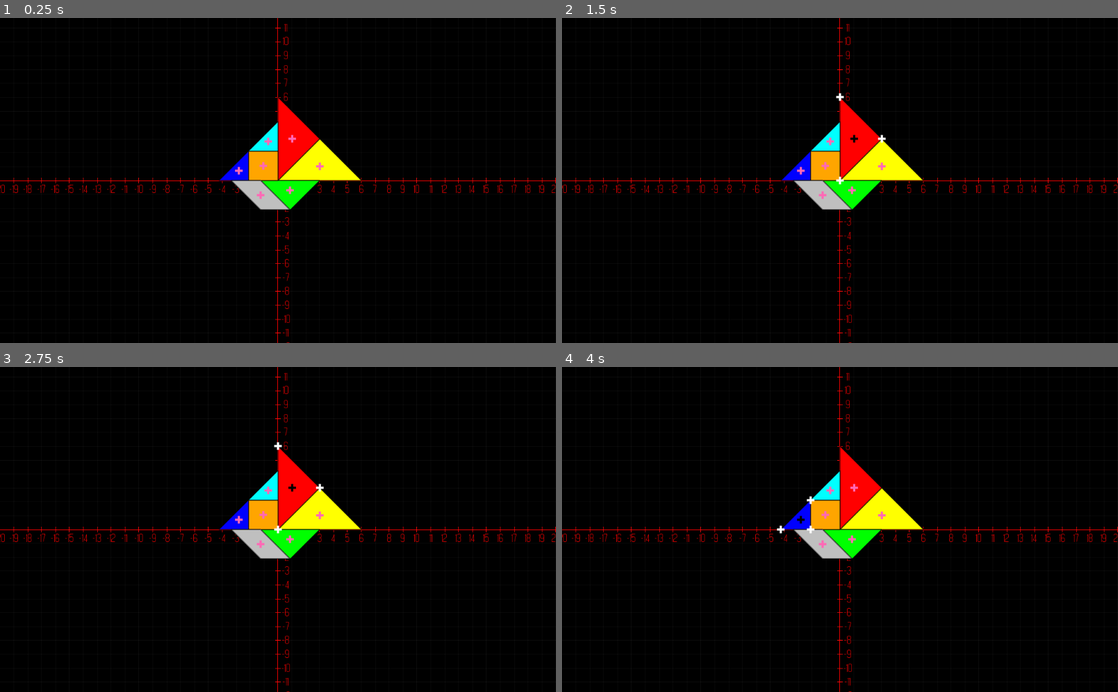
Above: before the commit, frames 1-4 (two rows, left to right).
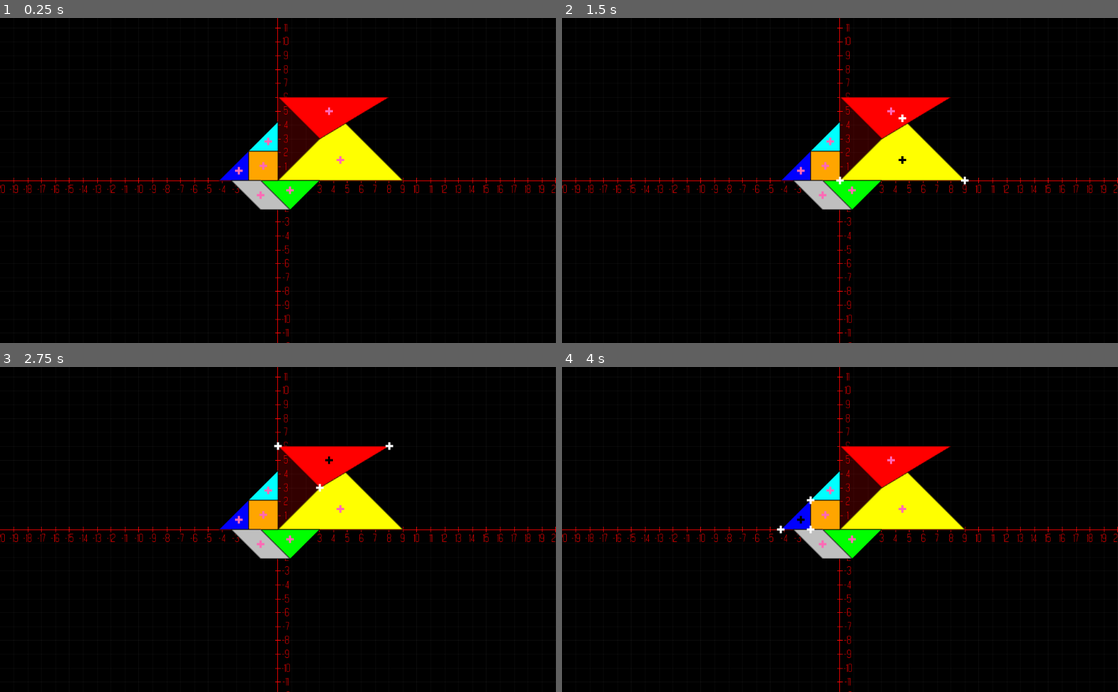
Above: after the commit, the same moments.

Repository: ikicapitan/ProyMat2018-Godot-
Game: Godot game, scene res://Scenes/main.tscn
Same seed, same stepped clock (60 frames per second), same inputs: the game is played once before the commit and once after it.
Inputs (mouse positions are in pixels of both pictures, inside the frame that each line leads up to; where the layout moved, square brackets give the same spot in the first picture):
- Up to frame 1 (0.25 s): no input
- Up to frame 2 (1.5 s): click (901, 161) [878, 167] at 0.5 s; click (851, 138) at 1.27 s
- Up to frame 3 (2.75 s): click (328, 461) at 2.02 s
- Up to frame 4 (4 s): click (851, 539) at 2.77 s; click (801, 519) at 3.52 s

The runs differ from the first frame. In frame 1, 3.5% of the frame differs, in the area x 49-73%, y 24-51%; in frame 2, 3.5%, in the area x 49-74%, y 23-52%; in frame 3, 3.5%; in frame 4, 3.5%.

Commit message:
check_win y centrando animales

Diff:
--- a/Scenes/Arbol.gd
+++ b/Scenes/Arbol.gd
@@ -1,4 +1,6 @@
 extends Node2D
+
+var desplazamiento_ini = Vector2(0, 0)
 
 func _ready():
 	var t = get_tree().get_nodes_in_group("tangram")[0] #Busco la clase que dibuja y tiene vertices y toda la pijoleta
@@ -7,19 +9,19 @@
 
 	#Propiedades especificas del gato
 	t.piezas[0].grados = 225.0
-	t.piezas[0].pos_ini = Vector2(t.LADO_TRI_M, 0.0)
+	t.piezas[0].pos_ini = Vector2(t.LADO_TRI_M, 0.0) + desplazamiento_ini
 	t.piezas[1].grados = 135.0
-	t.piezas[1].pos_ini = Vector2(0.0, -t.LADO_TRI_M)
+	t.piezas[1].pos_ini = Vector2(0.0, -t.LADO_TRI_M) + desplazamiento_ini
 	t.piezas[2].grados = 0.0
-	t.piezas[2].pos_ini = Vector2(-t.LADO_CUADR, -t.LADO_TRI_M)
+	t.piezas[2].pos_ini = Vector2(-t.LADO_CUADR, -t.LADO_TRI_M) + desplazamiento_ini
 	t.piezas[3].grados = 45.0
-	t.piezas[3].pos_ini = Vector2(0.0, -t.LADO_TRI_M)
+	t.piezas[3].pos_ini = Vector2(0.0, -t.LADO_TRI_M) + desplazamiento_ini
 	t.piezas[4].grados = 225.0
-	t.piezas[4].pos_ini = Vector2(t.LADO_CUADR*2, -t.LADO_CUADR)
+	t.piezas[4].pos_ini = Vector2(t.LADO_CUADR*2, -t.LADO_CUADR) + desplazamiento_ini
 	t.piezas[5].grados = 0.0
-	t.piezas[5].pos_ini = Vector2(-t.LADO_CUADR /2 , t.LADO_CUADR)
+	t.piezas[5].pos_ini = Vector2(-t.LADO_CUADR /2 , t.LADO_CUADR) + desplazamiento_ini
 	t.piezas[6].grados =  135.0
-	t.piezas[6].pos_ini = Vector2(-t.LADO_CUADR*2, -t.LADO_CUADR)
+	t.piezas[6].pos_ini = Vector2(-t.LADO_CUADR*2, -t.LADO_CUADR) + desplazamiento_ini
 	t.piezas[6].flipped = true
 
 
--- a/Scenes/Barco.gd
+++ b/Scenes/Barco.gd
@@ -1,4 +1,6 @@
 extends Node2D
+
+var desplazamiento_ini = Vector2(0, 0)
 
 func _ready():
 	var t = get_tree().get_nodes_in_group("tangram")[0] #Busco la clase que dibuja y tiene vertices y toda la pijoleta
@@ -6,16 +8,17 @@
 		p.disponible = true #Las habilito para dibujado
 
 	#Propiedades especificas del gato
+	t.piezas[0].pos_ini = Vector2(0, 0) + desplazamiento_ini
 	t.piezas[1].grados = 90.0
-	t.piezas[1].pos_ini = Vector2(0.0,-t.LADO_TRI_G)
+	t.piezas[1].pos_ini = Vector2(0.0,-t.LADO_TRI_G) + desplazamiento_ini
 	t.piezas[2].grados = 180.0
-	t.piezas[2].pos_ini = Vector2(t.LADO_TRI_C,0.0)
+	t.piezas[2].pos_ini = Vector2(t.LADO_TRI_C,0.0) + desplazamiento_ini
 	t.piezas[3].grados = 135.0
-	t.piezas[3].pos_ini = Vector2(-t.LADO_CUADR, -t.LADO_CUADR)
+	t.piezas[3].pos_ini = Vector2(-t.LADO_CUADR, -t.LADO_CUADR) + desplazamiento_ini
 	t.piezas[4].grados = 135.0
-	t.piezas[4].pos_ini = Vector2(0.0, -t.LADO_TRI_M)
-	t.piezas[5].pos_ini = Vector2(-t.LADO_CUADR,0.0)
+	t.piezas[4].pos_ini = Vector2(0.0, -t.LADO_TRI_M) + desplazamiento_ini
+	t.piezas[5].pos_ini = Vector2(-t.LADO_CUADR,0.0) + desplazamiento_ini
 	t.piezas[6].grados =  45.0
-	t.piezas[6].pos_ini = Vector2(-t.LADO_TRI_M *1.5 + t.LADO_TRI_C, 0.0)
+	t.piezas[6].pos_ini = Vector2(-t.LADO_TRI_M *1.5 + t.LADO_TRI_C, 0.0) + desplazamiento_ini
 
 	t.actualizar()
--- a/Scenes/Casita.gd
+++ b/Scenes/Casita.gd
@@ -1,4 +1,6 @@
 extends Node2D
+
+var desplazamiento_ini = Vector2(0, 0)
 
 func _ready():
 	var t = get_tree().get_nodes_in_group("tangram")[0] #Busco la clase que dibuja y tiene vertices y toda la pijoleta
@@ -6,16 +8,17 @@
 		p.disponible = true #Las habilito para dibujado
 
 	#Propiedades especificas de la casa
-	t.piezas[1].pos_ini = Vector2(t.LADO_CUADR /2, -t.LADO_TRI_C)
+	t.piezas[0].pos_ini = Vector2(0, 0) + desplazamiento_ini
+	t.piezas[1].pos_ini = Vector2(t.LADO_CUADR /2, -t.LADO_TRI_C) + desplazamiento_ini
 	t.piezas[2].grados = 315.0
-	t.piezas[2].pos_ini = Vector2(0.0,0.0)
+	t.piezas[2].pos_ini = Vector2(0.0,0.0) + desplazamiento_ini
 	t.piezas[3].grados = 180.0
-	t.piezas[3].pos_ini = Vector2(t.LADO_TRI_G, -t.LADO_TRI_C)
+	t.piezas[3].pos_ini = Vector2(t.LADO_TRI_G, -t.LADO_TRI_C) + desplazamiento_ini
 	t.piezas[4].grados = 270.0
-	t.piezas[4].pos_ini = Vector2(t.LADO_TRI_G, 0)
-	t.piezas[5].pos_ini = Vector2(t.LADO_CUADR /2,-t.LADO_TRI_C -t.LADO_CUADR)
+	t.piezas[4].pos_ini = Vector2(t.LADO_TRI_G, 0) + desplazamiento_ini
+	t.piezas[5].pos_ini = Vector2(t.LADO_CUADR /2,-t.LADO_TRI_C -t.LADO_CUADR) + desplazamiento_ini
 	t.piezas[6].grados =  135.0
 	t.piezas[6].flipped = true
-	t.piezas[6].pos_ini = Vector2(-t.LADO_CUADR /2, -t.LADO_TRI_C)
+	t.piezas[6].pos_ini = Vector2(-t.LADO_CUADR /2, -t.LADO_TRI_C) + desplazamiento_ini
 
 	t.actualizar()
--- a/Scenes/Cisne.gd
+++ b/Scenes/Cisne.gd
@@ -1,23 +1,27 @@
 extends Node2D
+
+var desplazamiento_ini = Vector2(0, 0)
 
 func _ready():
 	var t = get_tree().get_nodes_in_group("tangram")[0] #Busco la clase que dibuja y tiene vertices y toda la pijoleta
 	for p in t.piezas: #Recorro todas las piezas
 		p.disponible = true #Las habilito para dibujado
+	desplazamiento_ini += Vector2(t.LADO_TRI_M, t.LADO_TRI_M)
 
 	#Propiedades especificas del gato
+	t.piezas[0].pos_ini = Vector2(0, 0) + desplazamiento_ini
 	t.piezas[0].grados = 225
-	t.piezas[1].pos_ini = Vector2(t.LADO_TRI_G -t.LADO_TRI_M,-t.LADO_TRI_M)
+	t.piezas[1].pos_ini = Vector2(t.LADO_TRI_G -t.LADO_TRI_M,-t.LADO_TRI_M) + desplazamiento_ini
 	t.piezas[1].grados = 180.0
 	t.piezas[2].grados = 270.0
-	t.piezas[2].pos_ini = Vector2(-t.LADO_TRI_M,0.0)
+	t.piezas[2].pos_ini = Vector2(-t.LADO_TRI_M,0.0) + desplazamiento_ini
 	t.piezas[3].grados = 90.0
-	t.piezas[3].pos_ini = Vector2(-t.LADO_TRI_M -t.LADO_CUADR, -t.LADO_CUADR -t.LADO_TRI_C)
+	t.piezas[3].pos_ini = Vector2(-t.LADO_TRI_M -t.LADO_CUADR, -t.LADO_CUADR -t.LADO_TRI_C) + desplazamiento_ini
 	t.piezas[4].grados = 45.0
-	t.piezas[4].pos_ini = Vector2(-t.LADO_TRI_M * 2.0 -t.LADO_TRI_C /2.0 +t.LADO_TRI_C, -t.LADO_CUADR -t.LADO_TRI_C * 2.5)
+	t.piezas[4].pos_ini = Vector2(-t.LADO_TRI_M * 2.0 -t.LADO_TRI_C /2.0 +t.LADO_TRI_C, -t.LADO_CUADR -t.LADO_TRI_C * 2.5) + desplazamiento_ini
 	t.piezas[5].grados = 45.0
-	t.piezas[5].pos_ini = Vector2(-t.LADO_TRI_M -t.LADO_CUADR, -t.LADO_CUADR -t.LADO_TRI_C)
+	t.piezas[5].pos_ini = Vector2(-t.LADO_TRI_M -t.LADO_CUADR, -t.LADO_CUADR -t.LADO_TRI_C) + desplazamiento_ini
 	t.piezas[6].grados =  270.0
-	t.piezas[6].pos_ini = Vector2(-t.LADO_TRI_M * 1.5 +t.LADO_TRI_C, -t.LADO_CUADR -t.LADO_TRI_C)
+	t.piezas[6].pos_ini = Vector2(-t.LADO_TRI_M * 1.5 +t.LADO_TRI_C, -t.LADO_CUADR -t.LADO_TRI_C) + desplazamiento_ini
 
 	t.actualizar()
--- a/Scenes/Gato.gd
+++ b/Scenes/Gato.gd
@@ -1,24 +1,27 @@
 extends Node2D
+
+var desplazamiento_ini = Vector2(0, 0)
 
 func _ready():
 	var t = get_tree().get_nodes_in_group("tangram")[0] #Busco la clase que dibuja y tiene vertices y toda la pijoleta
 	for p in t.piezas: #Recorro todas las piezas
 		p.disponible = true #Las habilito para dibujado
+	desplazamiento_ini += Vector2(0, t.LADO_TRI_M)
 
 	#Propiedades especificas del gato
 	t.piezas[0].grados = 135.0
-	t.piezas[0].pos_ini = Vector2(0,-t.LADO_TRI_M)
+	t.piezas[0].pos_ini = Vector2(0,-t.LADO_TRI_M) + desplazamiento_ini
 	t.piezas[1].grados = 90.0
-	t.piezas[1].pos_ini = Vector2(-t.LADO_TRI_C,-t.LADO_TRI_C -t.LADO_TRI_M)
+	t.piezas[1].pos_ini = Vector2(-t.LADO_TRI_C,-t.LADO_TRI_C -t.LADO_TRI_M) + desplazamiento_ini
 	t.piezas[2].grados = 270.0
-	t.piezas[2].pos_ini = Vector2(-t.LADO_TRI_C,-t.LADO_TRI_C)
+	t.piezas[2].pos_ini = Vector2(-t.LADO_TRI_C,-t.LADO_TRI_C) + desplazamiento_ini
 	t.piezas[3].grados = 90.0
-	t.piezas[3].pos_ini = Vector2(-t.LADO_TRI_C*1.5,-t.LADO_TRI_C*2.5  -t.LADO_TRI_M)
+	t.piezas[3].pos_ini = Vector2(-t.LADO_TRI_C*1.5,-t.LADO_TRI_C*2.5  -t.LADO_TRI_M) + desplazamiento_ini
 	t.piezas[4].grados = 270.0
-	t.piezas[4].pos_ini = Vector2(-t.LADO_TRI_C/2,-t.LADO_TRI_C*1.5 -t.LADO_TRI_M)
+	t.piezas[4].pos_ini = Vector2(-t.LADO_TRI_C/2,-t.LADO_TRI_C*1.5 -t.LADO_TRI_M) + desplazamiento_ini
 	t.piezas[5].grados = -45.0
-	t.piezas[5].pos_ini = Vector2(-t.LADO_TRI_C,-t.LADO_TRI_C - t.LADO_TRI_M)
+	t.piezas[5].pos_ini = Vector2(-t.LADO_TRI_C,-t.LADO_TRI_C - t.LADO_TRI_M) + desplazamiento_ini
 	t.piezas[6].grados =  -5.0
-	t.piezas[6].pos_ini = Vector2(0.0, 0.0)
+	t.piezas[6].pos_ini = Vector2(0.0, 0.0) + desplazamiento_ini
 
 	t.actualizar()
--- a/Scripts/Tangrama2.gd
+++ b/Scripts/Tangrama2.gd
@@ -92,7 +92,7 @@
 
 
 	res_generado = true
-	#generar_desorden()
+	generar_desorden()
 
 	for i in piezas.size():
 		piezas[i].boton_select.rect_position = calcular_centro(piezas[i])
@@ -188,7 +188,10 @@
         #Recalculo el centro
 		piezas[target].boton_select.rect_position = calcular_centro(piezas[target])
 		update()
-	check_win() #Me fijo si gano el jugador
+	if check_win():#Me fijo si gano el jugador
+		print("GANASTE!")
+	else:
+		print("VUELVE A INTENTARLO!")
 
 func actualizar_seleccion():
 	for objeto in get_tree().get_nodes_in_group("slct"):#Elimino todos los vertices selecionables que existen
@@ -203,29 +206,53 @@
 
 func generar_desorden():
 	for i in piezas.size():
-		var resultado = randi()%6 #0,1 nada, 2 multiplica, 3 divide, 4 posicion, 5 modif 1 vert
-		if(resultado != 5):
-			var resultado2 = Vector2((randi()%20-10) * offset.x, (randi()%20-10) * offset.x)
-			for j in piezas[i].vertices.size():
-				match(resultado):
-					2: #Mult
-						piezas[i].vertices[j] *= 1.5
-					3: #Div
-						piezas[i].vertices[j] /= 1.5
-					4: #Pos
-						piezas[i].vertices[j] += resultado2
-		else:
-			resultado = randi()%(piezas[i].vertices.size()-1)
-			piezas[i].vertices[resultado] = Vector2((randi()%20-10)*offset.x, (randi()%20-10)*offset.x)
-
+		var resultado = randi()%10 #0 multiplica, 1 divide, 2 posicion, 3 modif 1 vert
+		match(resultado):
+			0: #Mult
+				for j in piezas[i].vertices.size():
+					piezas[i].vertices[j] *= 1.5
+			1: #Div
+				for j in piezas[i].vertices.size():
+					piezas[i].vertices[j] /= 1.5
+			2: #Pos
+				var desplazamiento = Vector2((randi()%20-10) * offset.x, (randi()%20-10) * offset.x)
+				for j in piezas[i].vertices.size():
+					piezas[i].vertices[j] += desplazamiento
+			3: #Mod un vertice
+				piezas[i].vertices[randi()%(piezas[i].vertices.size()-1)] = Vector2((randi()%20-10)*offset.x, (randi()%20-10)*offset.x)
+			_:
+				continue
 
 func check_win():
-	for i in piezas.size():
-		for j in p_resuelto.size():
-			for k in piezas[i].vertices.size():
-				for l in piezas[j].vertices.size():
-					if(int(round(piezas[i].vertices[k].x)) != int(round(p_resuelto[j].vertices[l].x)) ||
-					int(round(piezas[i].vertices[k].y) != int(round(p_resuelto[j].vertices[l].y)))):
-						print(int(round(piezas[i].vertices[k].x)))
-						print(int(round(p_resuelto[j].vertices[l].x)))
-						return #Sale de la funcion porque encontro uno que no es igual
+	var coinciden = true
+
+	for i in p_resuelto.size():#Recorre las piezas de tangrama por indice
+		var k = 0
+		#Recorre mientras cada vertice coincida con alguno del resuelto y no haya recorrido todos los vertices de la pieza
+		while (coinciden && k < piezas[i].vertices.size()):
+			coinciden = false#Se vuelve falso hasta encontrar coincidencia
+			for l in piezas[i].vertices.size():#Recorre cada vertice de pieza i
+				#print( "X:" + str(int(round(piezas[i].vertices[l].x / offset.x))) + " " + str(int(round(p_resuelto[i].vertices[k].x / offset.x))))
+				#print( "Y:" + str(int(round(piezas[i].vertices[l].y / offset.x))) + " " + str(int(round(p_resuelto[i].vertices[k].y / offset.x))))
+
+				#(OPCION 1)Coprueba que alguno de los vertices coicida con el vertice k del resuelto redondeando
+#				if (int(round(piezas[i].vertices[l].x / offset.x)) == int(round(p_resuelto[i].vertices[k].x / offset.x)) &&
+#				int(round(piezas[i].vertices[l].y / offset.x)) == int(round(p_resuelto[i].vertices[k].y) / offset.x)):
+#					coinciden = true
+
+				#(OPCION 2)Coprueba que alguno de los vertices coicida con el vertice k del resuelto con margen de error de offset.x / 2 (13px)
+				if ( abs(piezas[i].vertices[l].x - p_resuelto[i].vertices[k].x) < offset.x / 2 &&
+					abs(piezas[i].vertices[l].y - p_resuelto[i].vertices[k].y) < offset.x / 2):
+					coinciden = true
+
+				#OPCIONAL
+				if l != k: #Si los indices son distintos
+				#Compara que dos vertices de la misma pieza no esten en el mismo lugar
+					if (int(round(piezas[i].vertices[l].x / offset.x)) == int(round(piezas[i].vertices[k].x / offset.x)) &&
+					int(round(piezas[i].vertices[l].y / offset.x)) == int(round(piezas[i].vertices[k].y) / offset.x)):
+						coinciden = false #Encontro una diferencia porque dos vertices no pueden ser iguales
+
+			k += 1 #Paso al siguiente vertice del resuelto
+
+#	print(coinciden)
+	return coinciden #Retorna un booleano que indica si ganó
